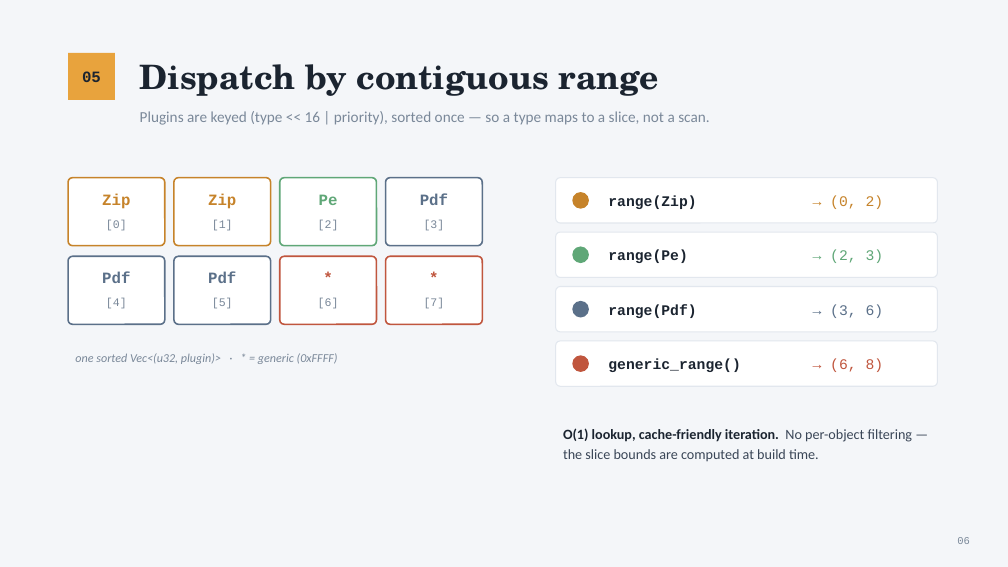
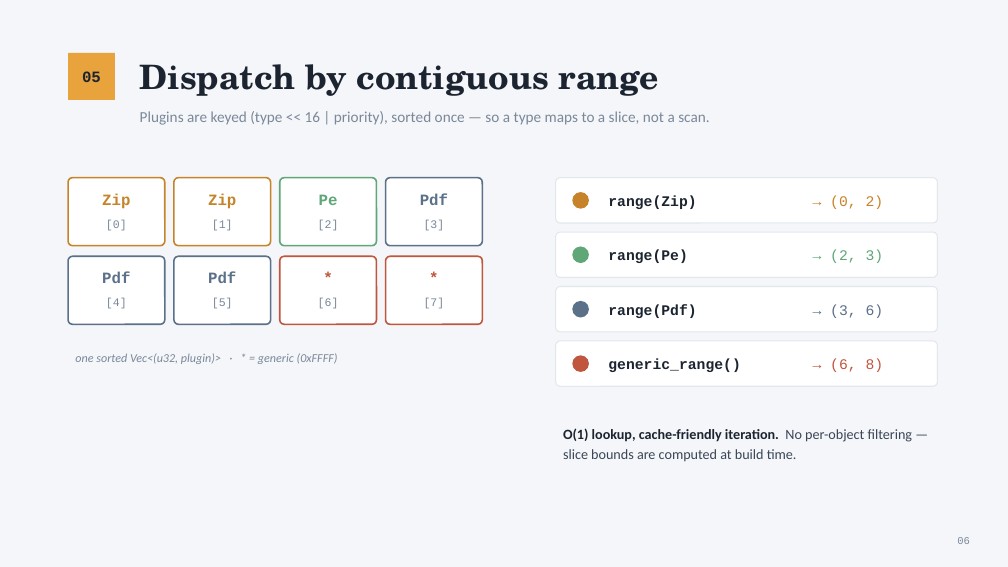
Before and after one commit to gdt050579/content_scan, a slide deck: slide 6 of content_scan_design.pptx. Drawn at 1008x567 pixels with LibreOffice and Linux fonts; fonts in the diff are those of the drawing. Boxes give left, top, right and bottom in pixels: in the first picture for what was removed or moved away, otherwise in the second. Text is boxed around its words. In the diff, an @@ line names an element or a change of style, - is before the commit and + after.

```diff
--- a/content_scan_design.pptx
+++ b/content_scan_design.pptx
@@ text at bbox=[563, 428, 913, 462]: text changed @@
-O(1) lookup, cache-friendly iteration. No per-object filtering — the slice bounds are computed at build time.
+O(1) lookup, cache-friendly iteration. No per-object filtering — slice bounds are computed at build time.
```
Also in this commit, not shown: 6 other slides changed, 7 slides added, 1 slide removed, 9 other files.
